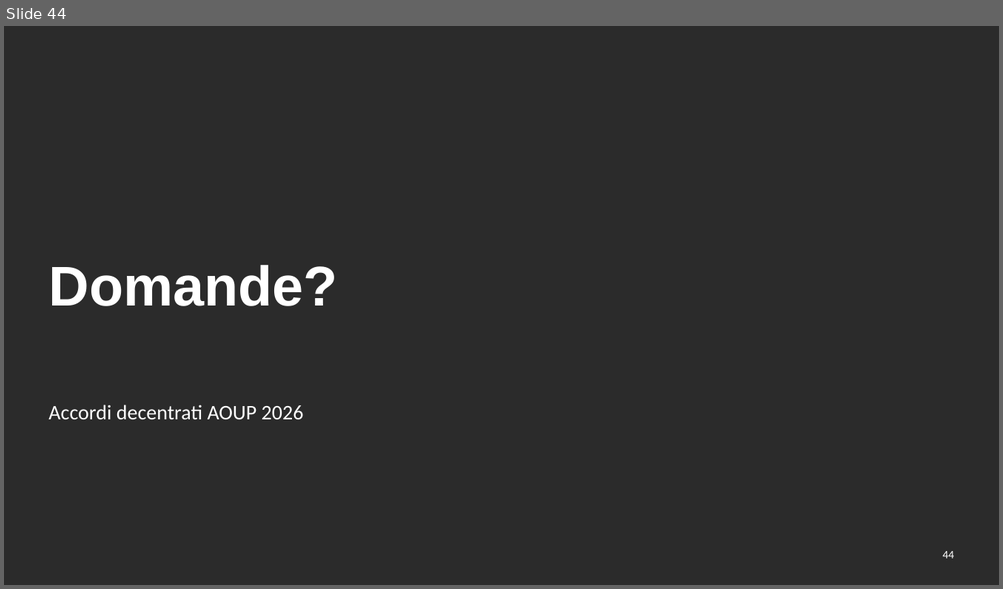
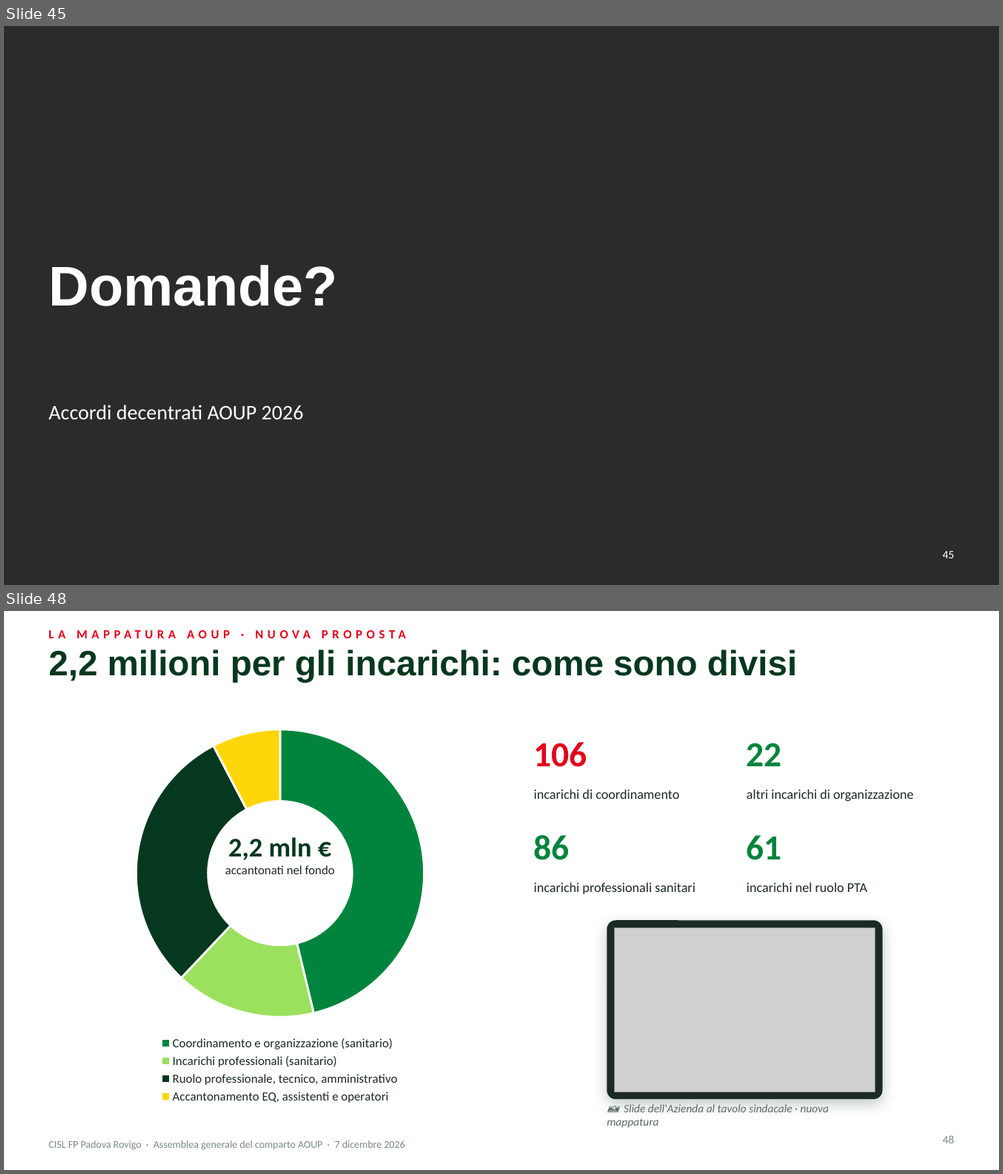
Before and after one commit to aki1806-droid/Prove, a slide deck: produzione/assemblea-2026-12-07/slide/assemblea-2026-12-07.pptx. Shown one above the other, each under a label of ours: slide 44 before the commit, slides 45 and 48 after it; the slides between them are not shown. The pictures are 1003x589 and 1003x1174 pixels, drawn with LibreOffice and Linux fonts; fonts in the diff are those of the drawing; grey boxes stand for pictures; background and template pictures are left out; a plain dark background stands for a picture behind light text. Boxes give left, top, right and bottom in pixels: in the first picture for what was removed or moved away, otherwise in the second. Text is boxed around its words. In the diff, an @@ line names an element or a change of style, - is before the commit and + after.

```diff
--- a/produzione/assemblea-2026-12-07/slide/assemblea-2026-12-07.pptx
+++ b/produzione/assemblea-2026-12-07/slide/assemblea-2026-12-07.pptx
@@ slide 48 added at (4,611,999,1170), background #FFFFFF @@
@@ text added at (48,624,720,643), 12 pt, text #E2001A, bold @@
+LA MAPPATURA AOUP · NUOVA PROPOSTA
@@ title added at (48,649,797,683), 34 pt, text #06381F, bold @@
+2,2 milioni per gli incarichi: come sono divisi
@@ doughnut chart added at (48,719,512,1107) @@
+categories: Coordinamento e organizzazione (sanitario), Incarichi professionali (sanitario), Ruolo professionale, tecnico, amministrativo, Accantonamento EQ, assistenti e operatori
+Series 1: 46, 16, 30, 8
@@ text added at (534,742,587,767), 34 pt, text #E2001A, bold @@
+106
@@ text added at (746,743,782,766), 34 pt, text #00843D, bold @@
+22
@@ text added at (534,789,679,799), 13 pt, text #1B2A22 @@
+incarichi di coordinamento
@@ text added at (746,789,913,801), 13 pt, text #1B2A22 @@
+altri incarichi di organizzazione
@@ text added at (225,837,335,874), 12 pt, text #1B2A22 @@
+2,2 mln €
+accantonati nel fondo
@@ text added at (534,835,569,860), 34 pt, text #00843D, bold @@
+86
@@ text added at (746,835,782,860), 34 pt, text #00843D, bold @@
+61
@@ text added at (534,883,695,894), 13 pt, text #1B2A22 @@
+incarichi professionali sanitari
@@ text added at (746,883,867,892), 13 pt, text #1B2A22 @@
+incarichi nel ruolo PTA
@@ rounded rectangle added at (607,920,882,1099), fill #1B2A22 @@
@@ picture added at (614,928,875,1092) @@
@@ text added at (606,1105,829,1128), 11 pt, text #5B6B62, italic @@
+📷 Slide dell'Azienda al tavolo sindacale · nuova mappatura
@@ text added at (48,1141,404,1150), 10 pt, text #7A8B81 @@
+CISL FP Padova Rovigo · Assemblea generale del comparto AOUP · 7 dicembre 2026
@@ page number added at (942,1136,954,1144), 11 pt, text #7A8B81 @@
+48
@@ what was slide 44 is now slide 45 @@
@@ page number at (942,551,954,559): text changed @@
-44
+45
```
Also in this commit, not shown: 12 other slides added, 39 other files.
